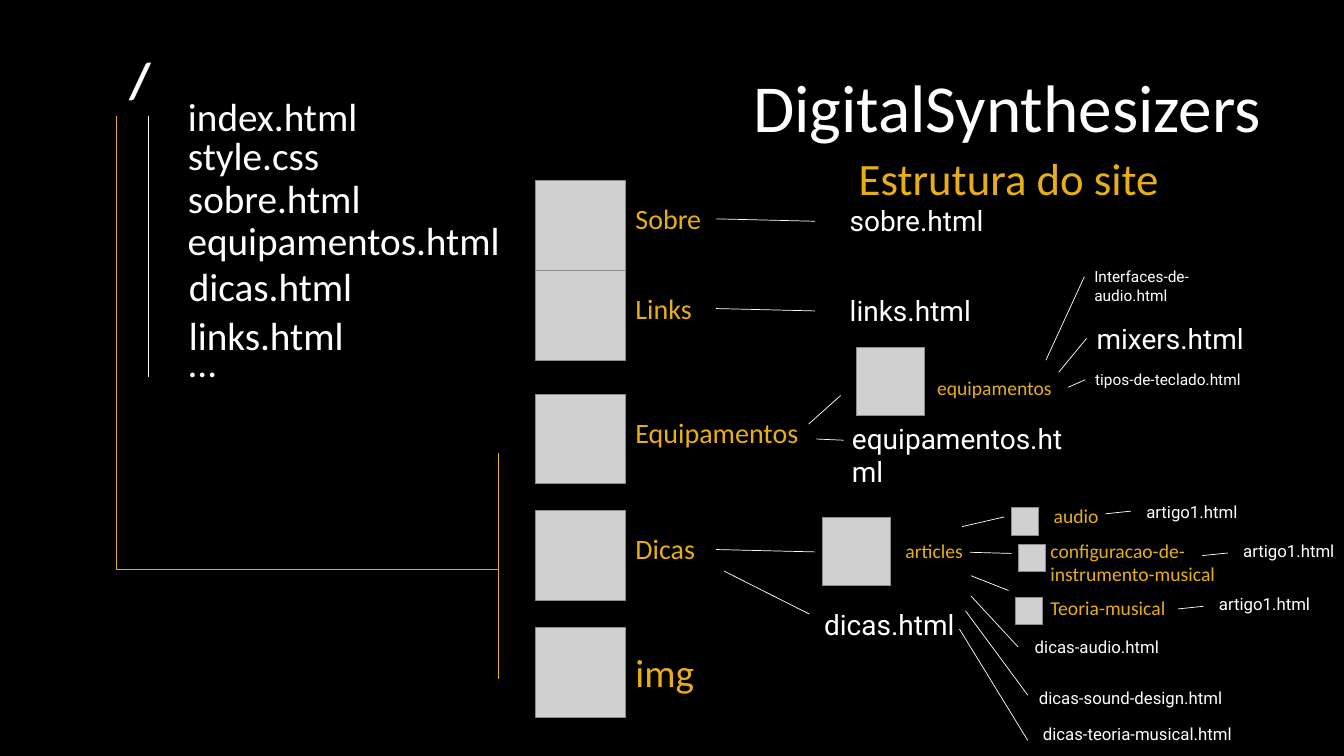
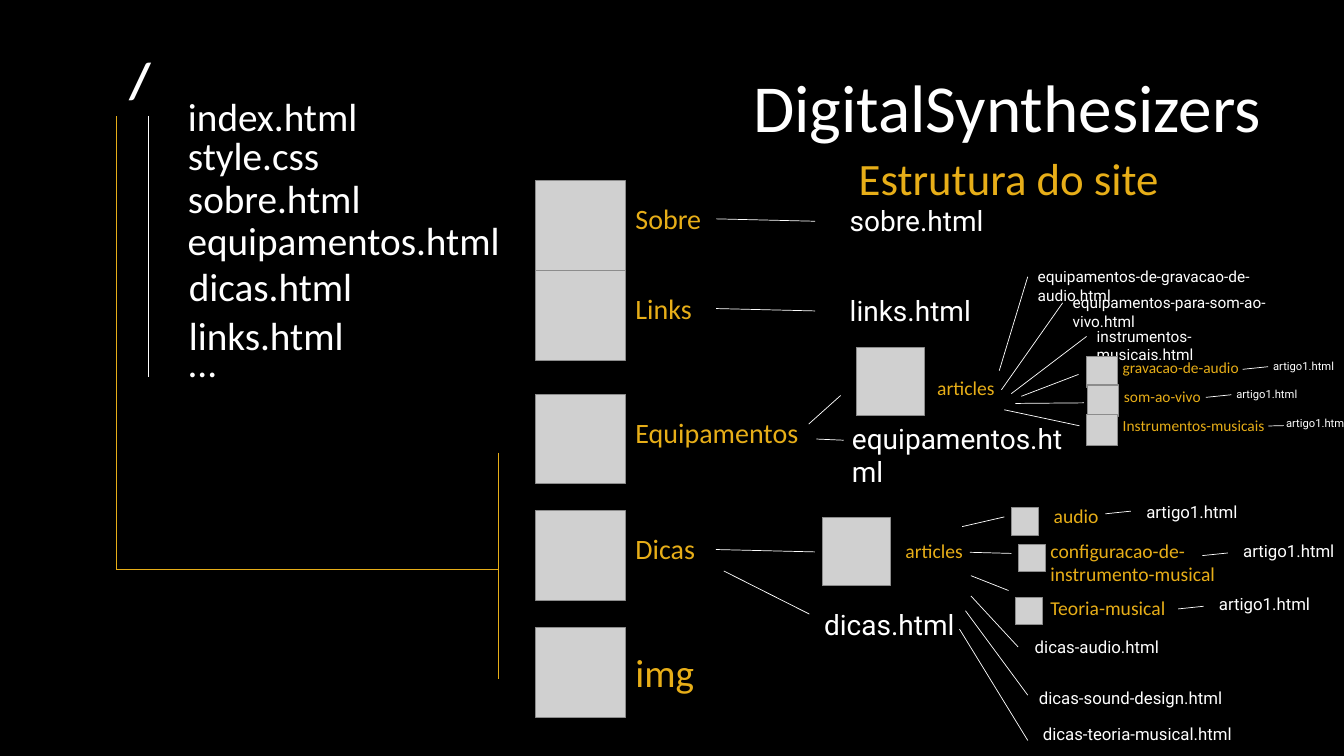
Before and after one commit to Lucas-Santos-Da-Silva/DigitalSynthesizers, a slide deck: slide 1 of doc/estrutura.pptx. Drawn at 1344x756 pixels with LibreOffice and Linux fonts; fonts in the diff are those of the drawing; grey boxes stand for pictures. Boxes give left, top, right and bottom in pixels: in the first picture for what was removed or moved away, otherwise in the second. Text is boxed around its words. In the diff, an @@ line names an element or a change of style, - is before the commit and + after.

```diff
--- a/doc/estrutura.pptx
+++ b/doc/estrutura.pptx
@@ line moved from (1047, 360) - (1085, 276) to (999, 371) - (1028, 276) @@
@@ text at (1038,270,1250,305): text changed @@
-Interfaces-de-audio.html
+equipamentos-de-gravacao-de-audio.html
@@ text at (1073,295,1266,327): text changed; size 20 to 11 pt @@
-mixers.html
+equipamentos-para-som-ao-vivo.html
@@ line moved from (1059, 372) - (1087, 339) to (1002, 390) - (1063, 302) @@
@@ line moved from (1069, 387) - (1086, 380) to (1011, 394) - (1087, 337) @@
@@ picture added at (1087,356,1118,387) @@
@@ text at (1097,331,1194,365): text changed @@
-tipos-de-teclado.html
+instrumentos-musicais.html
@@ text at (937,381,994,395): text changed @@
-equipamentos
+articles
@@ line added from (1021, 396) to (1079, 374), #FFFFFF 0.5 pt @@
@@ picture added at (1088,385,1119,416) @@
@@ text added at (1123,362,1239,376), 11 pt, text #E7AE18 @@
+gravacao-de-audio
@@ text added at (1236,389,1297,401), 8 pt, text #FFFFFF @@
+artigo1.html
@@ line added from (1268, 367) to (1243, 369), #FFFFFF 0.5 pt @@
@@ text added at (1273,361,1334,373), 8 pt, text #FFFFFF @@
+artigo1.html
@@ line added from (1004, 410) to (1080, 425), #FFFFFF 0.5 pt @@
@@ line added from (1015, 403) to (1084, 403), #FFFFFF 0.5 pt @@
@@ picture added at (1087,414,1118,446) @@
@@ text added at (1124,391,1201,402), 11 pt, text #E7AE18 @@
+som-ao-vivo
@@ line added from (1232, 395) to (1206, 397), #FFFFFF 0.5 pt @@
@@ text added at (1123,420,1265,431), 11 pt, text #E7AE18 @@
+Instrumentos-musicais
@@ line added from (1285, 425) to (1268, 426), #FFFFFF 0.5 pt @@
```
Also in this commit, not shown: 1 other file.
